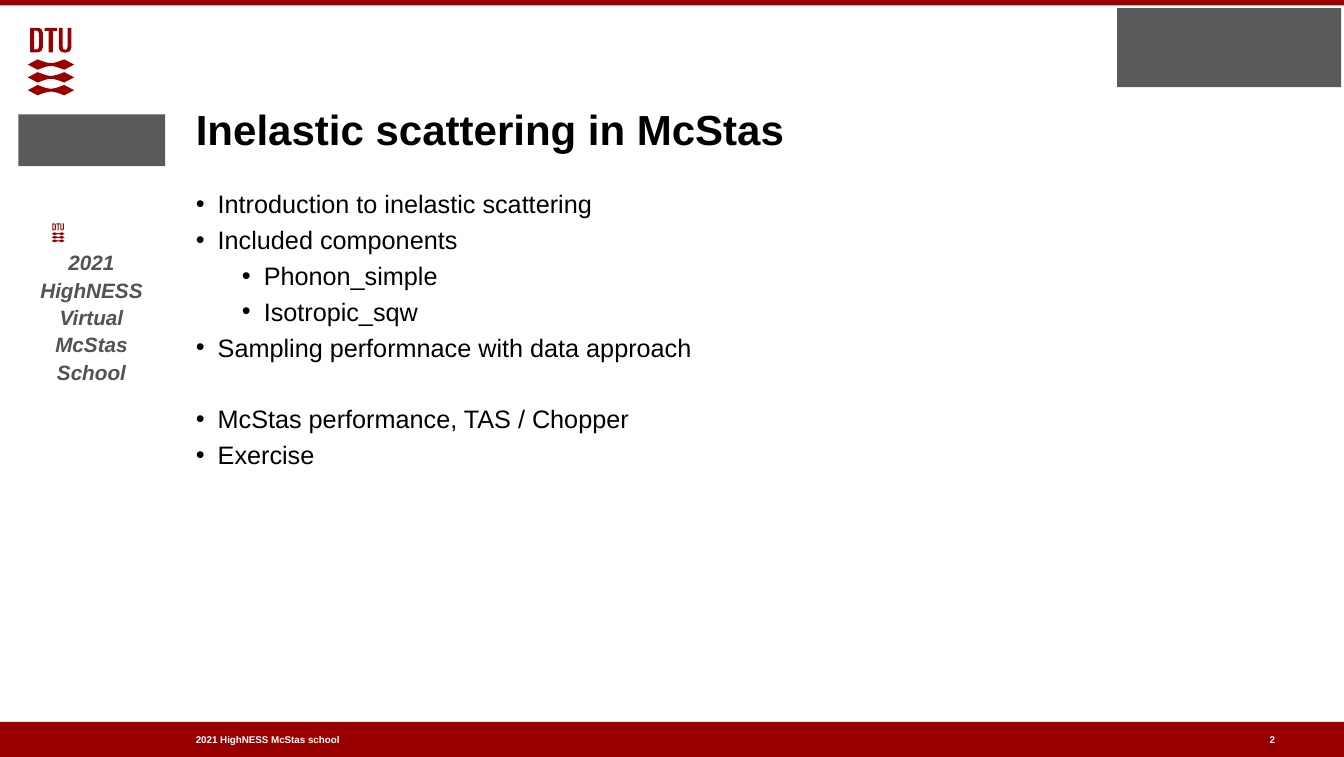
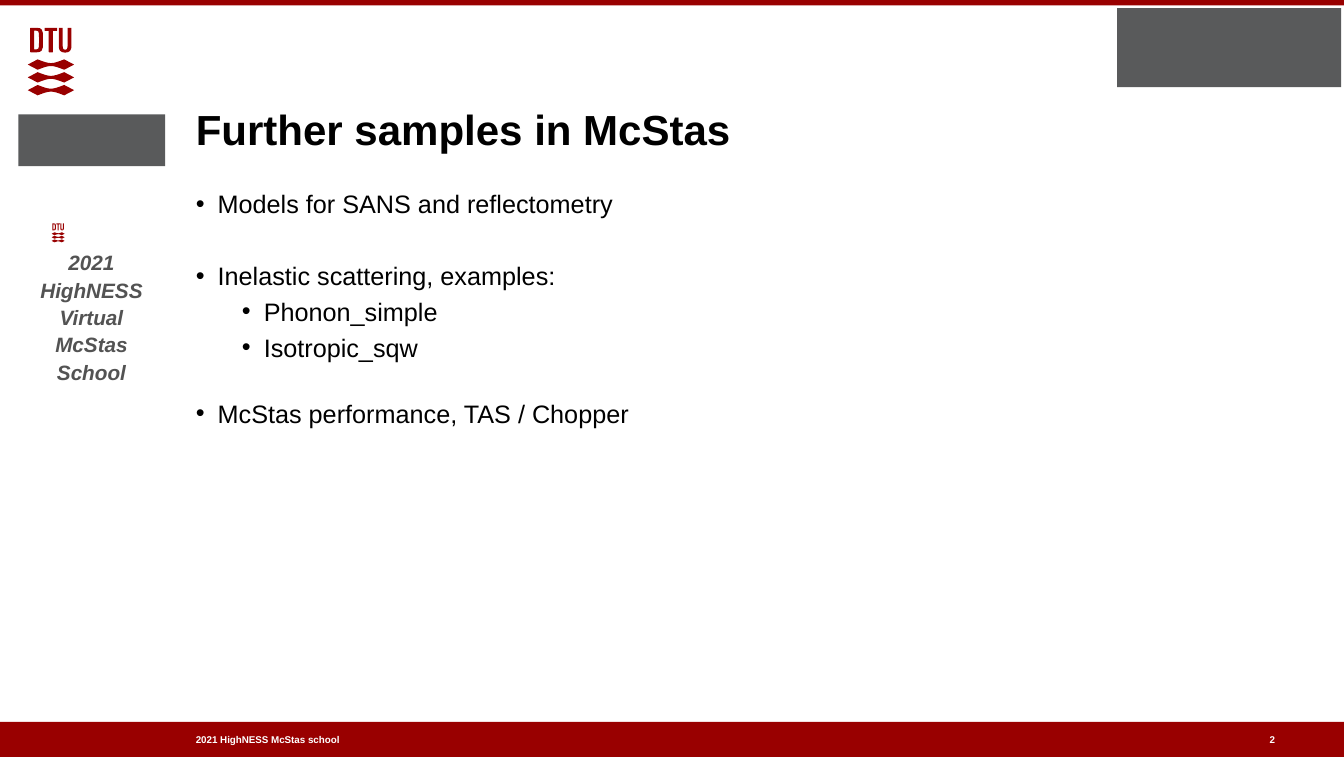
Before and after one commit to McStasMcXtrace/Schools, a slide deck: slide 2 of ESS_May_2021/Thursday_May_6th/2_Samples_II/More_samples.pptx. Drawn at 1344x757 pixels with LibreOffice and Linux fonts; fonts in the diff are those of the drawing; background and template pictures are left out. Boxes give left, top, right and bottom in pixels: in the first picture for what was removed or moved away, otherwise in the second. Text is boxed around its words. In the diff, an @@ line names an element or a change of style, - is before the commit and + after.

Commit message:
SANS, then inelastic

```diff
--- a/ESS_May_2021/Thursday_May_6th/2_Samples_II/More_samples.pptx
+++ b/ESS_May_2021/Thursday_May_6th/2_Samples_II/More_samples.pptx
@@ title at [196, 114, 730, 154]: text changed @@
-Inelastic scattering in McStas
+Further samples in McStas
@@ text at [218, 194, 613, 291]: text changed @@
-• Introduction to inelastic scattering
-• Included components
+• Models for SANS and reflectometry
+• Inelastic scattering, examples:
@@ text at [218, 338, 691, 362]: paragraph removed @@
-• Sampling performnace with data approach
@@ text at [218, 445, 315, 465]: paragraph removed @@
-• Exercise
```
Also in this commit, not shown: 2 other slides changed, 6 slides added, 1 slide removed, 2 other files.
